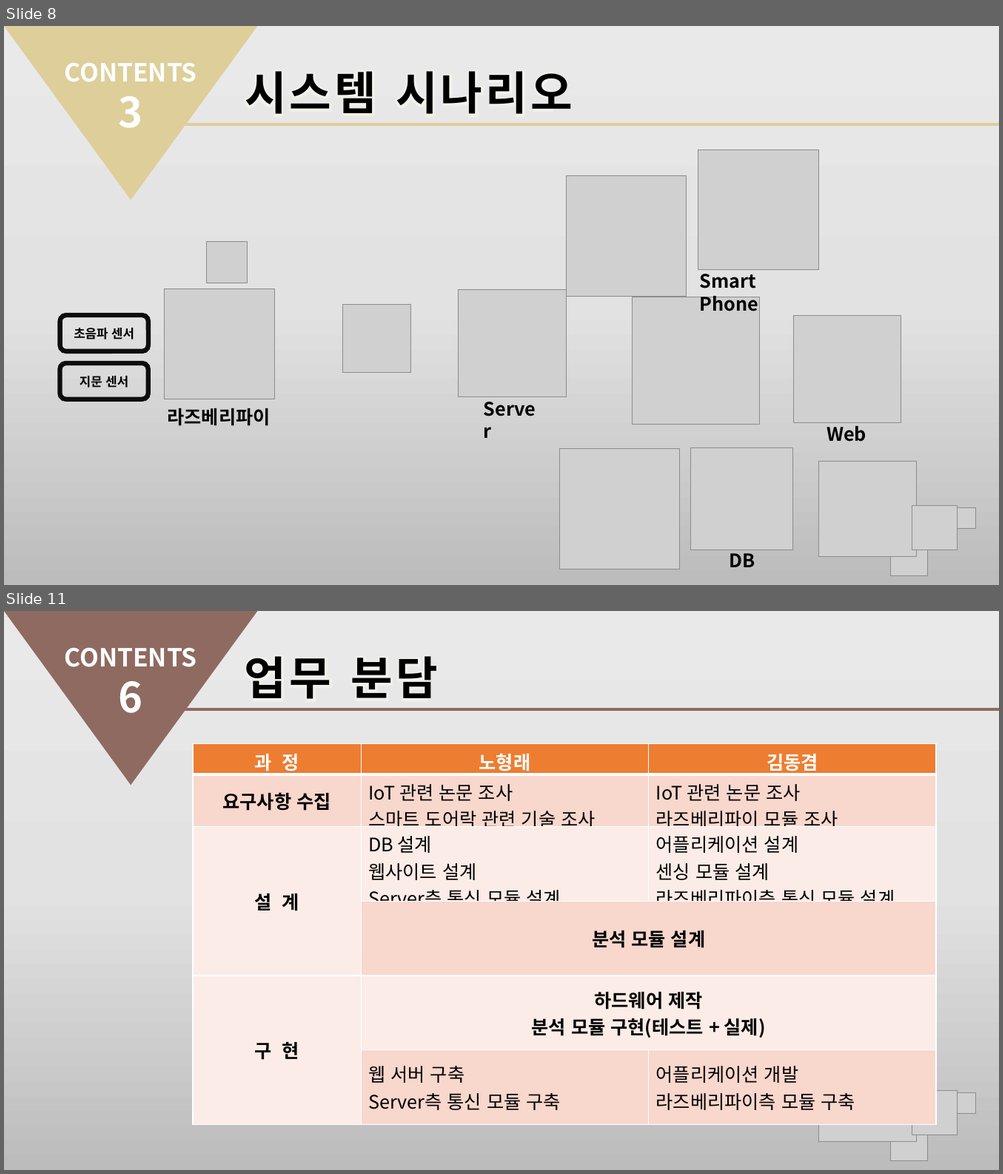
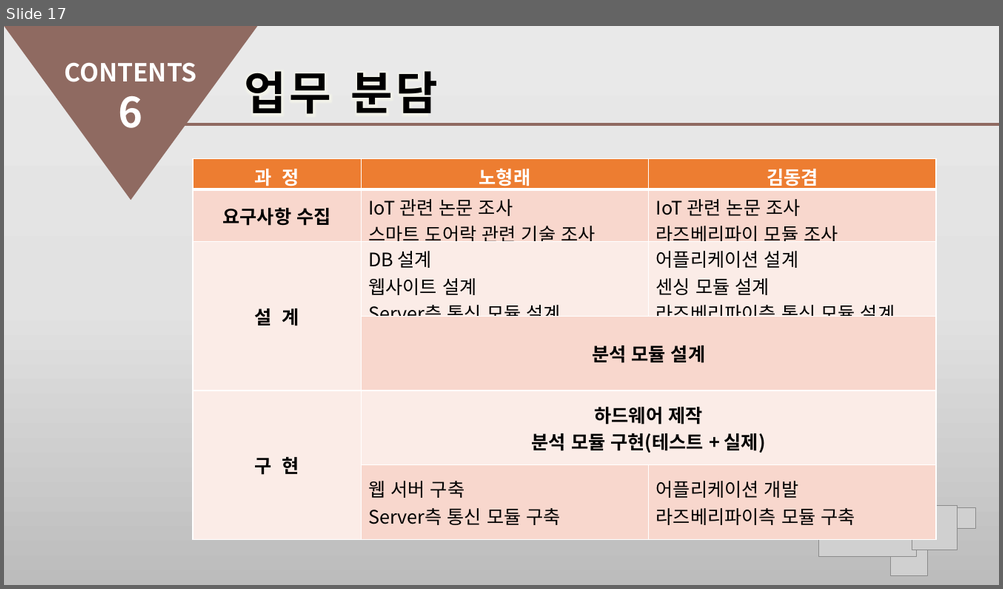
Before and after one commit to hrnoh/graduate_proj, a slide deck: 종합설계_제안서(2차).pptx. Shown one above the other, each under a label of ours: slides 8 and 11 before the commit, slide 17 after it; the slides between them are not shown. The pictures are 1003x1174 and 1003x589 pixels, drawn with LibreOffice and Linux fonts; fonts in the diff are those of the drawing; grey boxes stand for pictures; background and template pictures are left out. Boxes give left, top, right and bottom in pixels: in the first picture for what was removed or moved away, otherwise in the second. Text is boxed around its words. In the diff, an @@ line names an element or a change of style, - is before the commit and + after.

```diff
--- a/종합설계_제안서(2차).pptx
+++ b/종합설계_제안서(2차).pptx
@@ slide 8 removed at (4,26,999,585), background gradient #EBEAEA to #E4E3E3 to #BDBCBC @@
@@ triangle removed at (4,26,258,200) @@
@@ text removed at (64,63,197,128) @@
-CONTENTS
-3
@@ text removed at (244,71,572,114) @@
-시스템 시나리오
@@ line removed from (184, 124) to (999, 124) @@
@@ picture removed at (698,150,818,270) @@
@@ picture removed at (566,176,686,296) @@
@@ picture removed at (206,242,247,284) @@
@@ text removed at (700,269,758,312) @@
-Smart Phone
@@ picture removed at (165,289,275,400) @@
@@ picture removed at (458,290,566,397) @@
@@ picture removed at (343,305,410,373) @@
@@ picture removed at (632,297,759,424) @@
@@ rounded rectangle removed at (60,315,148,352) @@
-초음파 센서
@@ picture removed at (794,315,901,423) @@
@@ rounded rectangle removed at (60,363,148,399) @@
-지문 센서
@@ text removed at (476,395,548,424) @@
-Server
@@ text removed at (168,409,270,426) @@
-라즈베리파이
@@ text removed at (826,423,866,442) @@
-Web
@@ picture removed at (559,449,679,569) @@
@@ picture removed at (691,449,793,550) @@
@@ group removed at (819,462,976,576): 4 pictures @@
@@ text removed at (728,550,754,568) @@
-DB
@@ what was slide 11 is now slide 17 @@
```
Also in this commit, not shown: 8 slides changed, 12 slides added, 2 other slides removed.
